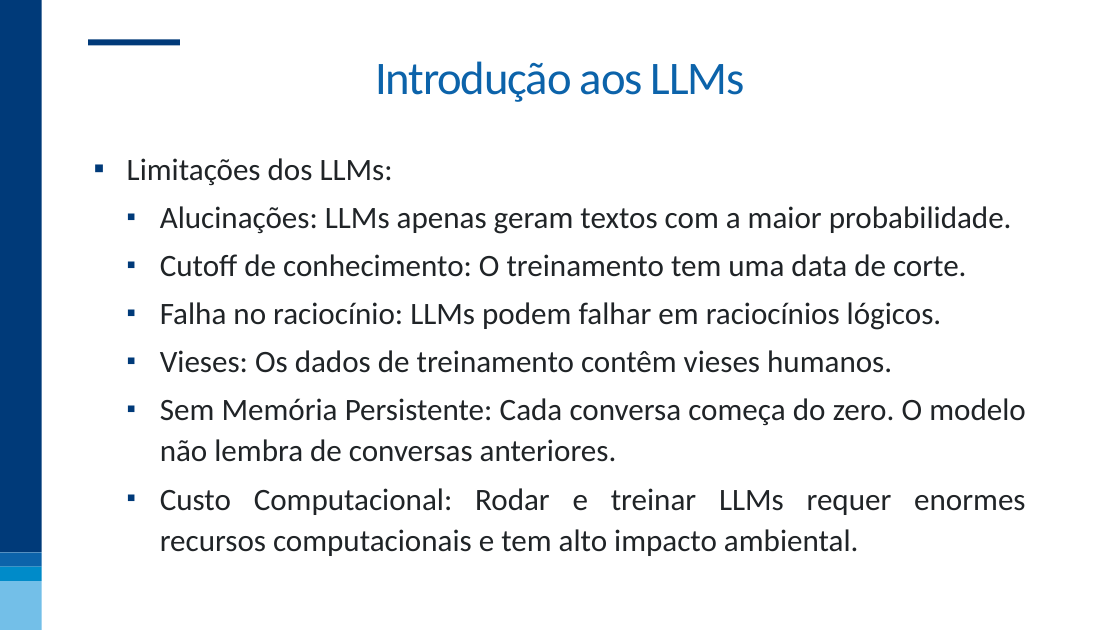
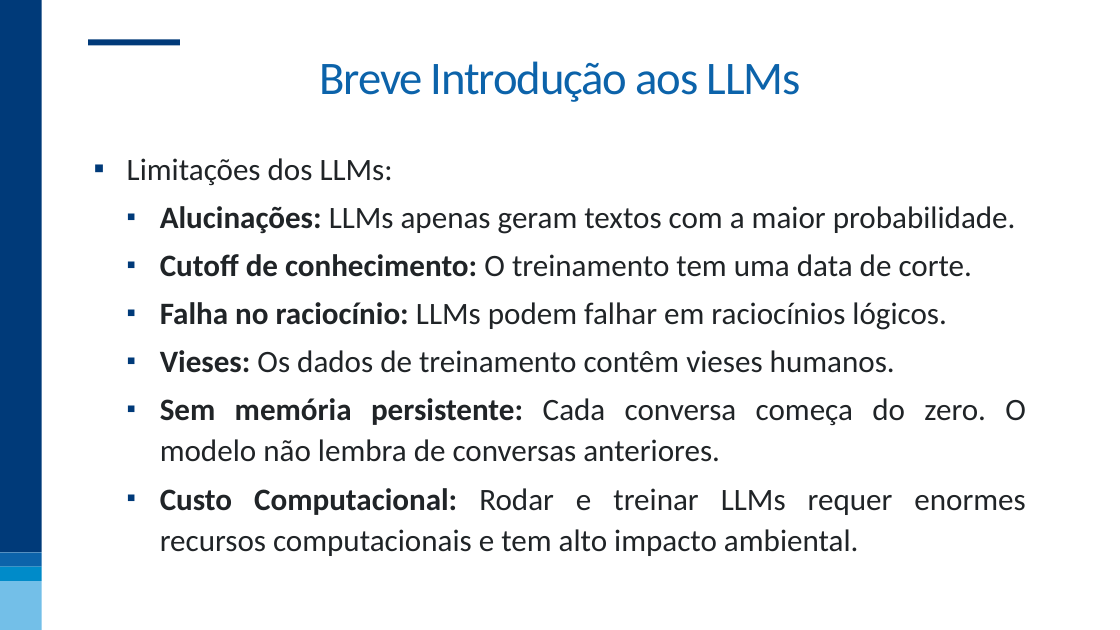
Before and after one commit to nogueira-cavalcante/fgv, a slide deck: slide 15 of MLOps e Versionamento/apresentações/02 - LLMOps e Versionamento.pptx. Drawn at 1120x630 pixels with LibreOffice and Linux fonts; fonts in the diff are those of the drawing; background and template pictures are left out. Boxes give left, top, right and bottom in pixels: in the first picture for what was removed or moved away, otherwise in the second. Text is boxed around its words. In the diff, an @@ line names an element or a change of style, - is before the commit and + after.

```diff
--- a/MLOps e Versionamento/apresentações/02 - LLMOps e Versionamento.pptx
+++ b/MLOps e Versionamento/apresentações/02 - LLMOps e Versionamento.pptx
@@ title at box(319, 61, 801, 102): text changed @@
-Introdução aos LLMs
+Breve Introdução aos LLMs
@@ text at box(160, 206, 1025, 556): bold on in "Alucinações:", "Cutoff de conhecimento:", "Falha no raciocínio:", "Vieses:" and 1 more places @@
@@ text at box(160, 398, 1026, 462): text changed @@
-  ▪ Sem Memória Persistente: Cada conversa começa do zero. O modelo não lembra de conversas anteriores.
+  ▪ Sem memória persistente: Cada conversa começa do zero. O modelo não lembra de conversas anteriores.
```
Also in this commit, not shown: 24 other slides changed.
